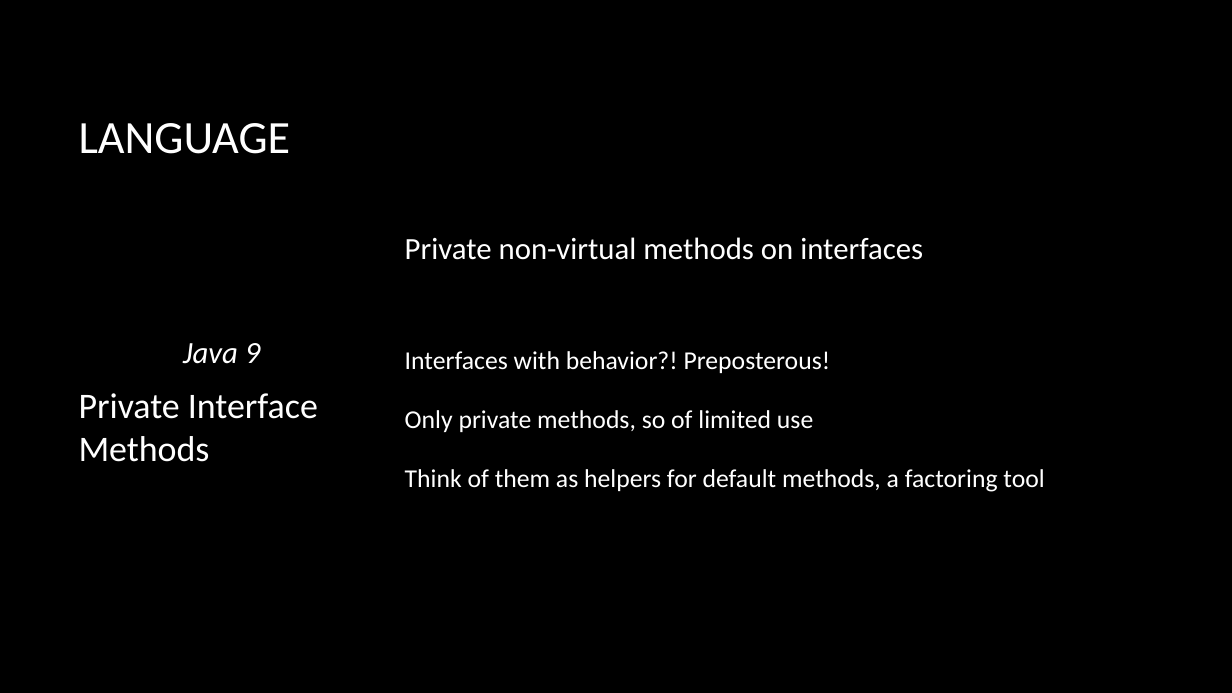
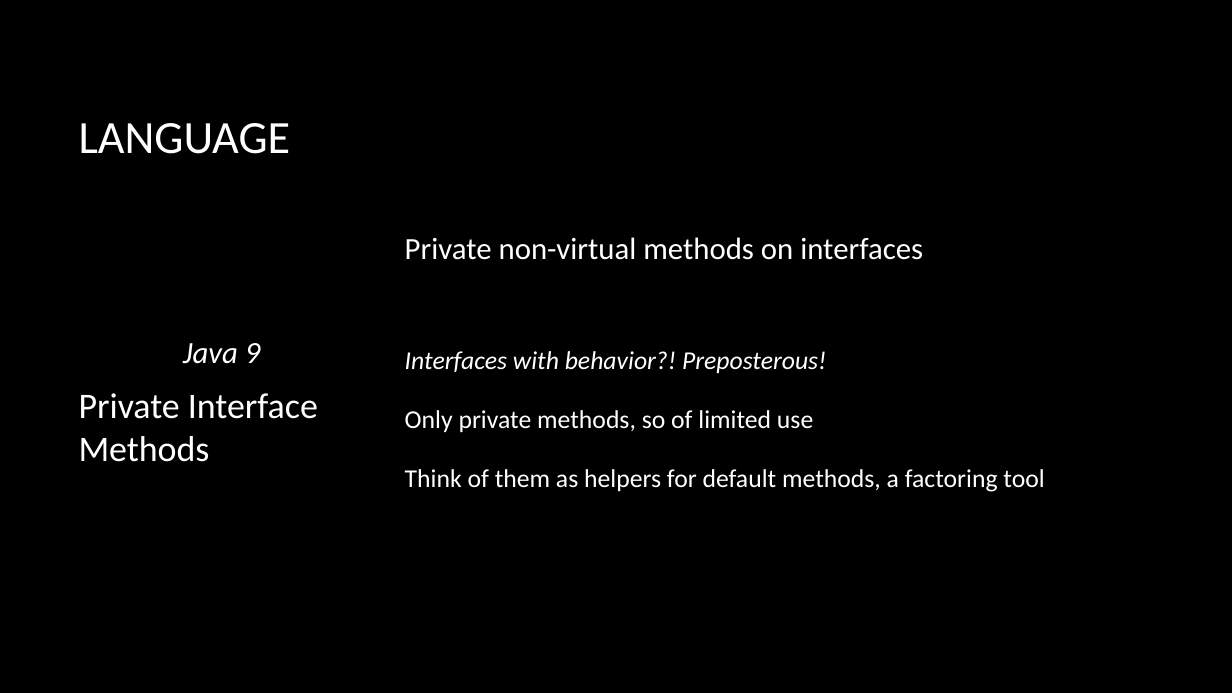
Before and after one commit to macdaddyaz/modern-java, a slide deck: slide 11 of Java 9 and up.pptx. Drawn at 1232x693 pixels with LibreOffice and Linux fonts; fonts in the diff are those of the drawing; background and template pictures are left out. Boxes give left, top, right and bottom in pixels: in the first picture for what was removed or moved away, otherwise in the second. Text is boxed around its words. In the diff, an @@ line names an element or a change of style, - is before the commit and + after.

```diff
--- a/Java 9 and up.pptx
+++ b/Java 9 and up.pptx
@@ text at (x1=405, y1=351, x2=827, y2=373): italic on in "Interfaces with behavior?! Preposterous!" @@
```
Also in this commit, not shown: 4 other slides changed, 1 slide added.
